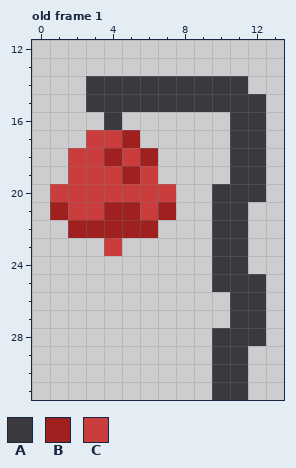
One commit to this pixel-art file: Assets/Games/Iribus/Assets/Sprites/Objetos/CampanaRoja.aseprite. The first picture shows the starting point.
16x32 pixels, 1 frame. Shown: old frame 1: x 0..13, y 12..31. The commit also changed other frames, which this record leaves out.
Palette (. is transparent): A #3b393d  B #a02020  C #cb3d3d
Pixels before, old frame 1, first column x 1:
14 ..AAAAAAAAA.
15 ..AAAAAAAAAA
16 ...A......AA
17 ..CCB.....AA
18 .CCBCB....AA
19 .CCCBC....AA
20 CCCCCCC..AAA
21 BCCBBCB..AA.
22 .BBBBB...AA.
23 ...C.....AA.
24 .........AA.
25 .........AAA
26 ..........AA
27 ..........AA
28 .........AAA
29 .........AA.
30 .........AA.
31 .........AA.
The result:
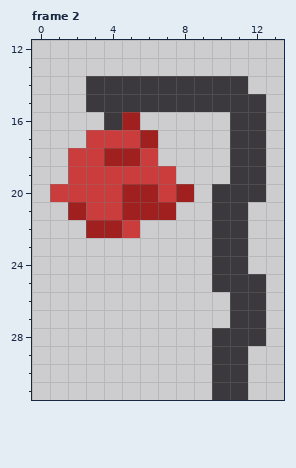
A new or re-ordered frame is compared with the old frame closest to it.
Edits made:
frames 1 -> 5
Frame 2 is new; against old frame 1:
Colour B is added in row 16 at x 5; in row 17 at x 6; in row 20 at x 8.
Colour B replaces colour C in row 18 at x 5; in row 20 at x 5 to 6; in row 21 at x 2 and 6.
Colour C is added in row 19 at x 7.
Colour C replaces colour B in row 17 at x 5; in row 18 at x 6; in row 19 at x 5; in row 21 at x 4; in row 22 at x 5.
Colour B is gone in row 21 at x 1; in row 22 at x 2 and 6.
Colour C is gone in row 23 at x 4.
Boxes around the changes in both pictures, in picture pixels (x1, y1, x2, y2):
changed: (50, 112, 194, 256)
